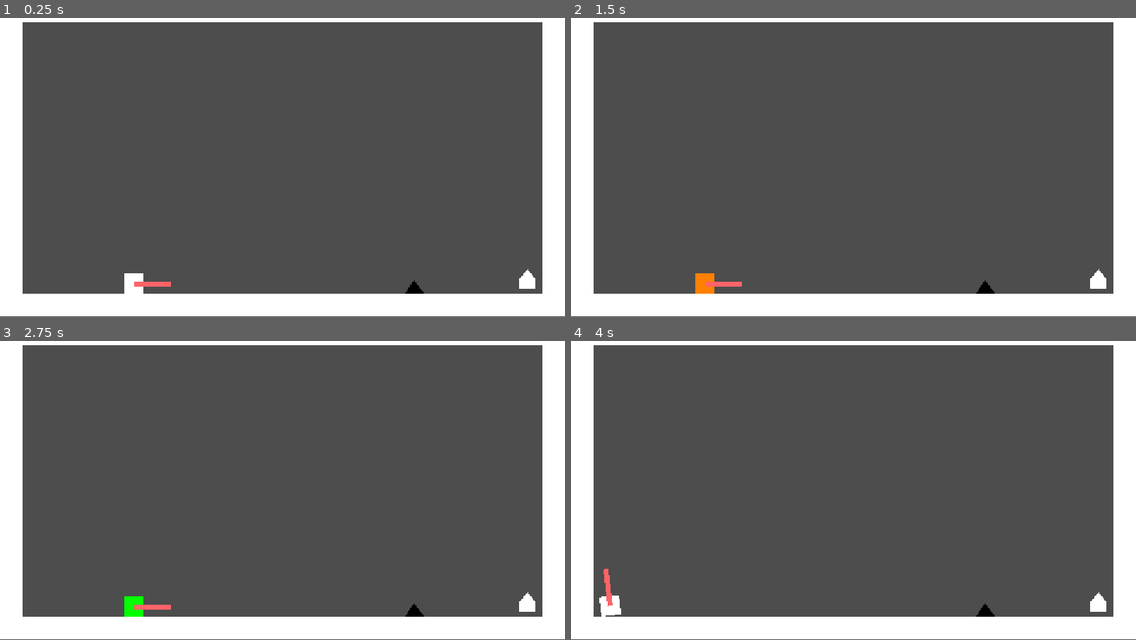
Above: before the commit, frames 1-4 (two rows, left to right).
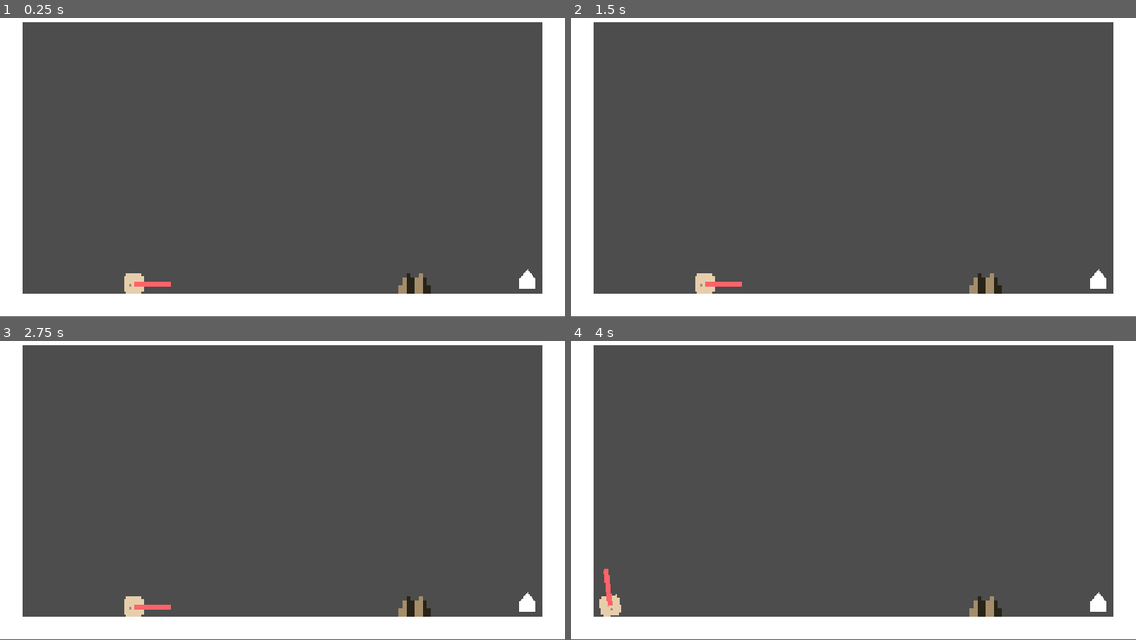
Above: after the commit, the same moments.

Repository: DudukoDad/very-serious-game
Game: Godot game, scene res://Scenes/game.tscn
The game is run twice, just before and just after one commit, with the same random seed, the same clock (stepped at 60 frames per second) and the same inputs. The project has no main scene, so this scene is started directly.
Inputs (mouse positions are in pixels of both pictures, inside the frame that each line leads up to):
- Up to frame 1 (0.25 s): no input
- Up to frame 2 (1.5 s): tap Enter at 0.5 s; move the mouse to (977, 143) at 0.52 s; tap 1 (1) at 0.6 s; tap 2 (2) at 0.8, 1.35 s; tap R (restart) at 1.25 s; move the mouse to (740, 173) at 1.27 s
- Up to frame 3 (2.75 s): tap 3 (3) at 1.55, 2.1 s; tap R (restart) at 2 s; move the mouse to (339, 412) at 2.02 s; tap 4 (4) at 2.3 s
- Up to frame 4 (4 s): tap R (restart) at 2.75 s; move the mouse to (825, 544) at 2.77 s; tap 4 (4) at 2.85 s; click (825, 544) at 3.05 s; move the mouse to (1023, 529) at 3.52 s; press the mouse at (1023, 529) at 3.53 s; tap 1 (1) at 3.8 s

The runs differ from the first frame. In frame 1, 0.5% of the frame differs, in the area x 22-77%, y 85-93%; in frame 2, 0.5%; in frame 3, 0.5%; in frame 4, 0.5%, in the area x 5-77%, y 84-93%.

Commit message:
[FEAT] Messed around with some game-state

Diff:
--- a/Levels/LevelAssets/Obstacles/triangle.tscn
+++ b/Levels/LevelAssets/Obstacles/triangle.tscn
@@ -1,17 +1,19 @@
 [gd_scene format=3 uid="uid://cjxqojsf5gnbx"]
 
 [ext_resource type="Script" uid="uid://c2m44xkkfltr0" path="res://Scripts/triangle.gd" id="1_1qe6v"]
-[ext_resource type="Texture2D" uid="uid://by7r22j2sirs" path="res://Sprites/triangle.svg" id="2_wimg2"]
+[ext_resource type="Texture2D" uid="uid://diatjg7dtxv4g" path="res://Sprites/Game_Jam_Sheet-Sheet.png" id="2_1qe6v"]
 
 [node name="Obstacle" type="Area2D" unique_id=1435950972]
 collision_layer = 8
 collision_mask = 2
 script = ExtResource("1_1qe6v")
 
-[node name="CollisionPolygon2D" type="CollisionPolygon2D" parent="." unique_id=178396273]
-polygon = PackedVector2Array(22, 21, -1, -9, -20, 21)
+[node name="Triangle" type="Sprite2D" parent="." unique_id=1293370379]
+texture = ExtResource("2_1qe6v")
+region_enabled = true
+region_rect = Rect2(24, 3, 8, 5)
 
-[node name="Triangle" type="Sprite2D" parent="." unique_id=1293370379]
-texture = ExtResource("2_wimg2")
+[node name="CollisionPolygon2D" type="CollisionPolygon2D" parent="." unique_id=4823298]
+polygon = PackedVector2Array(-4, -3, 4, -3, 4, 3, -4, 3)
 
 [connection signal="body_entered" from="." to="." method="_on_body_entered"]
--- a/Levels/test_level.tscn
+++ b/Levels/test_level.tscn
@@ -88,6 +88,7 @@
 
 [node name="Triangle" parent="." unique_id=1293370379 instance=ExtResource("2_00vsl")]
 position = Vector2(845, 580)
+scale = Vector2(8.345, 8.345)
 
 [node name="Area2D" parent="." unique_id=1435950972 instance=ExtResource("3_4k50d")]
 position = Vector2(1076, 570)
--- a/Scenes/Player/Player.tscn
+++ b/Scenes/Player/Player.tscn
@@ -1,6 +1,7 @@
 [gd_scene format=3 uid="uid://ckil3552olo5x"]
 
 [ext_resource type="Script" uid="uid://tml21amih2qs" path="res://Scripts/player.gd" id="1_s0eop"]
+[ext_resource type="Texture2D" uid="uid://diatjg7dtxv4g" path="res://Sprites/Game_Jam_Sheet-Sheet.png" id="2_ft8w5"]
 
 [sub_resource type="RectangleShape2D" id="RectangleShape2D_uvnfx"]
 size = Vector2(25.189873, 25.189873)
@@ -27,6 +28,12 @@
 scale = Vector2(1.64, 1.64)
 shape = SubResource("RectangleShape2D_uvnfx")
 
+[node name="Sprite2D" type="Sprite2D" parent="." unique_id=1674926654]
+scale = Vector2(5.25, 5.25)
+texture = ExtResource("2_ft8w5")
+region_enabled = true
+region_rect = Rect2(0, 0, 8, 8)
+
 [node name="Line2D" type="Line2D" parent="." unique_id=1259832757]
 position = Vector2(20, 20)
 width = 15.0
@@ -36,13 +43,6 @@
 end_cap_mode = 2
 
 [node name="Timer" type="Timer" parent="." unique_id=828105703]
-
-[node name="PlayerSprite" type="ColorRect" parent="." unique_id=1638780888]
-offset_left = -20.0
-offset_top = -20.0
-offset_right = 20.0
-offset_bottom = 20.0
-pivot_offset = Vector2(20, 20)
 
 [node name="CollisionShapePlayer" type="CollisionShape2D" parent="." unique_id=688812235]
 position = Vector2(0.10000229, 0.10000229)
--- a/Scripts/game_manager.gd
+++ b/Scripts/game_manager.gd
@@ -30,11 +30,13 @@
 			# If player collides w/ end goal
 			print('GameState: Win')
 			get_tree().call_group("Player", "queue_free")
+			# Load next level
 		State.LOSS:
 			# Player collides w/ obstacle or falls out of map
 			current_level = 0
 			# Delete the character
 			get_tree().call_group("Player", "queue_free")
+			get_tree().reload_current_scene()
 			# Prompt to restart
 			print('GameState: Loss')
 		State.PAUSE:
--- a/Scripts/player.gd
+++ b/Scripts/player.gd
@@ -75,8 +75,6 @@
 		line.show()
 		show_trajectory(delta)
 
-		player_sprite.color = Color(1.0, 1.0, 1.0, 1.0)
-
 	if Input.is_action_just_released("left_click"):
 		timer.paused = true
 		wall_stick = false
@@ -104,25 +102,6 @@
 	if not is_on_wall():
 		$Area2D/CollisionShape2D.disabled = false
 
-func _input(event):
-	change_color(event)
-
-func change_color(event):
-	if Input.is_action_just_pressed("1"):
-		player_color = color.RED
-		player_sprite.color = Color(1.0, 0.0, 0.0, 1.0)
-
-	if Input.is_action_just_pressed("2"):
-		player_color = color.ORANGE
-		player_sprite.color = Color(1.0, 0.5, 0.0, 1.0)
-
-	if Input.is_action_just_pressed("3"):
-		player_color = color.BLUE
-		player_sprite.color = Color(0.0, 0.0, 1.0, 1.0)
-
-	if Input.is_action_just_pressed("4"):
-		player_color = color.GREEN
-		player_sprite.color = Color(0.0, 1.0, 0.0, 1.0)
 
 func _on_area_2d_body_entered(body: Node2D) -> void:
 	wall_hit.emit()
Binary file added: Sprites/Game_Jam_Sheet-Sheet.png
Not shown, added: Sprites/Game_Jam_Sheet-Sheet.png.import
